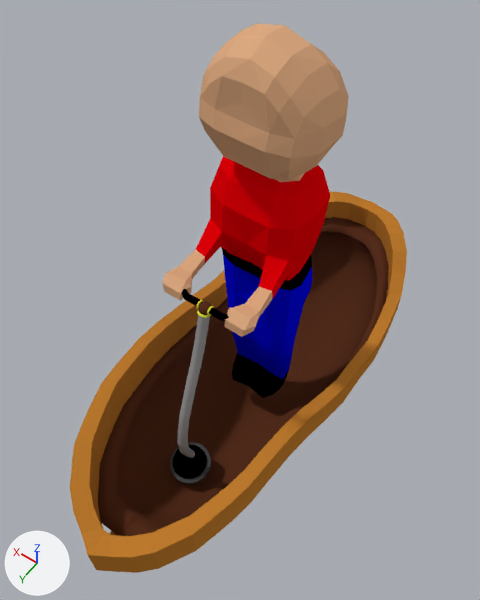
Before and after pictures for a commit that changed the Blender file Blender/Assets/Waver/Waver_With_Material.blend.
One viewpoint serves both versions: a 50 mm camera at (-2.42, 3.94, 6.69) aimed at (0.02, 0.52, 1.31). The axes (+X, +Y, +Z) are drawn at lower left. The lights are the same throughout.

The first picture shows 'Waver'.
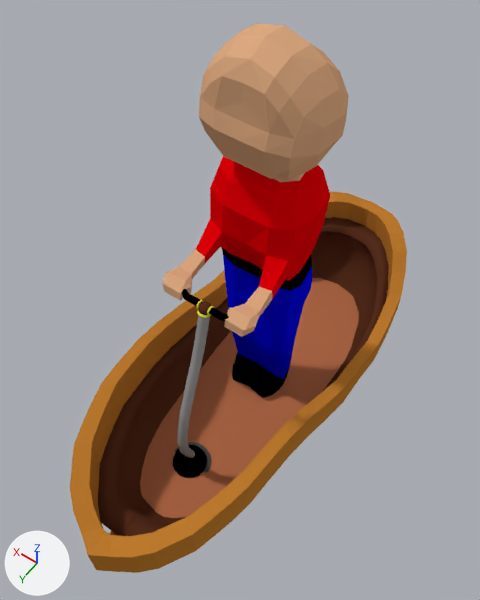
Where the newer file only moved an object's origin or applied its transform, the numbers keep the older frame.

What the commit changed:
Material 'WoodBaseLight.001' (mat_woodbaselight_001) is new.
Its base color is (0.458, 0.15, 0.0667) (orange #b46c49).
me_plane_001 is used by ob_waver; location (0.0, 0.0, 0.0).
me_plane_001 had 3645 vertices, 3594 faces, 2 loose edges and spanned x -1.14..1.09, y -2.51..3.14, z -1.23..4.07.
me_plane_001 now has 3664 vertices, 3595 faces, 2 loose edges and spans x -1.14..1.09, y -2.51..3.14, z -1.23..4.07.
me_plane_001 part 1: a new loose piece of 19 vertices spanning x -0.79..0.74, y -1.85..2.26, z -0.7, in mat_woodbaselight_001 (orange #b46c49).
me_plane_001 now uses material mat_woodbaselight_001 (orange #b46c49).

Boxes [x1, y1, x2, y2] around the edits, measured in the pictures (480 x 600 px):
part 1 of me_plane_001, added: after [140, 278, 359, 518]
